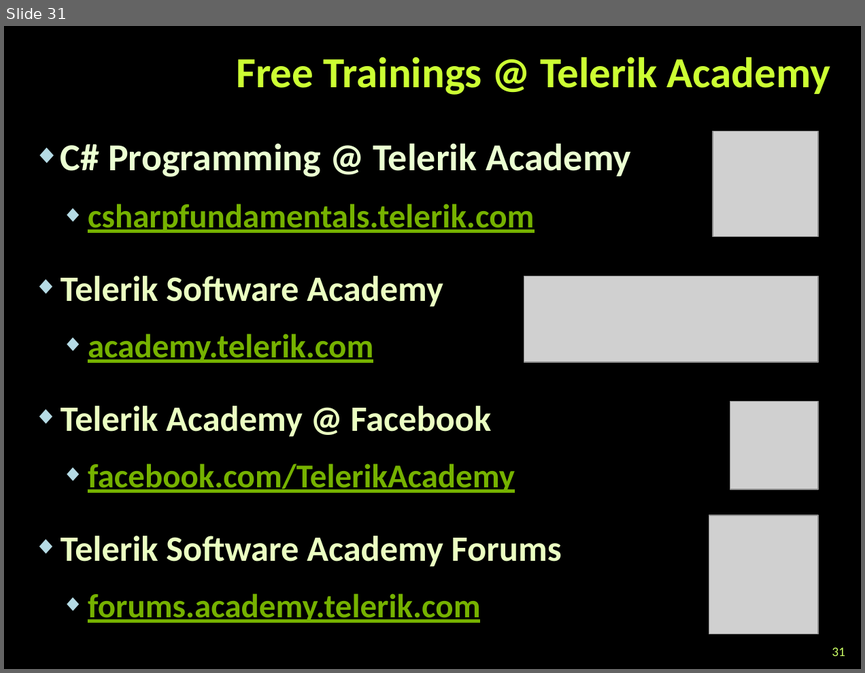
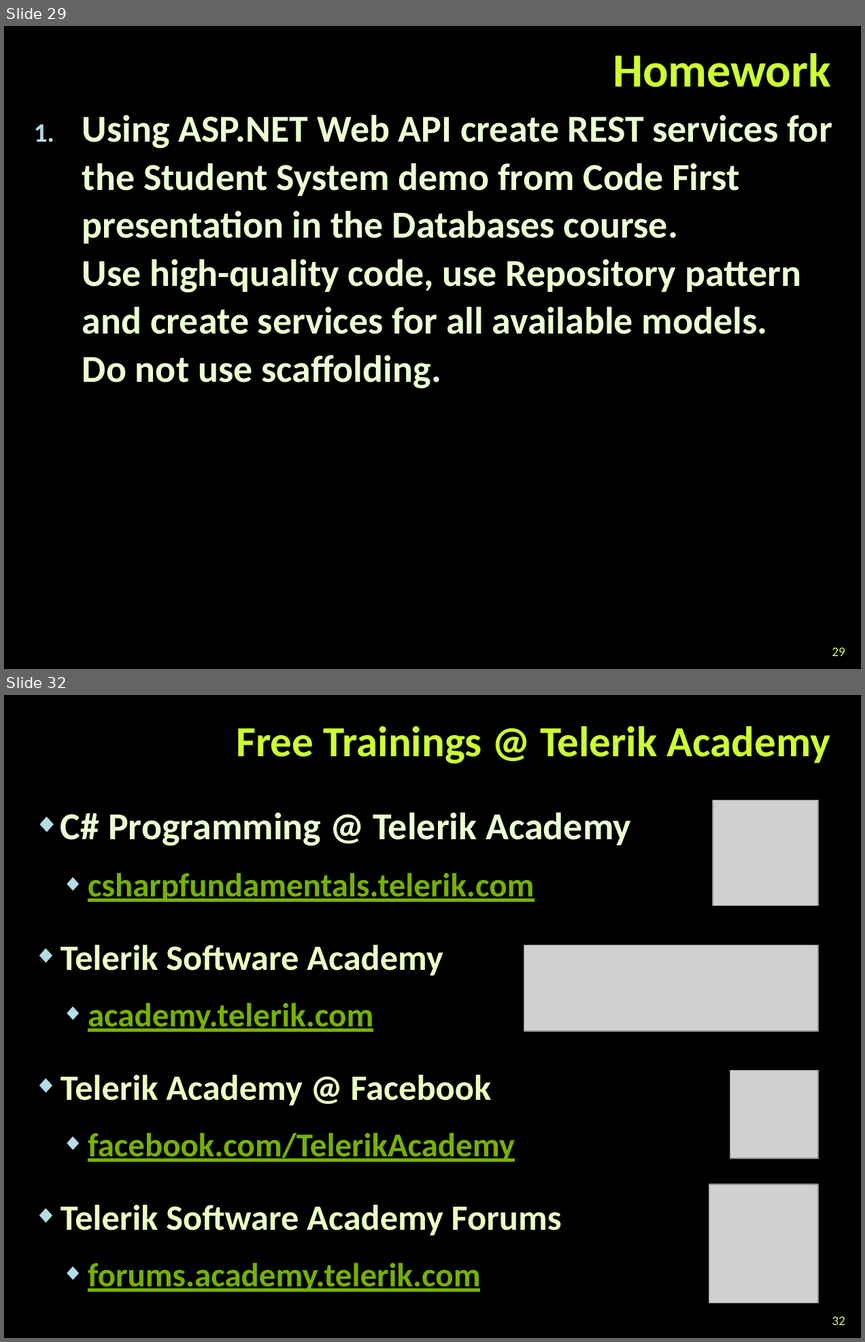
Before and after one commit to martin-nikolov/Telerik-Academy, a slide deck: Web Services and Cloud Technologies/02. ASP.NET Web API/ASP.NET-Web-API.pptx. Shown one above the other, each under a label of ours: slide 31 before the commit, slides 29 and 32 after it; the slides between them are not shown. The pictures are 865x673 and 865x1342 pixels, drawn with LibreOffice and Linux fonts; fonts in the diff are those of the drawing; grey boxes stand for pictures; background and template pictures are left out. Boxes give left, top, right and bottom in pixels: in the first picture for what was removed or moved away, otherwise in the second. Text is boxed around its words. In the diff, an @@ line names an element or a change of style, - is before the commit and + after.

```diff
--- a/Web Services and Cloud Technologies/02. ASP.NET Web API/ASP.NET-Web-API.pptx
+++ b/Web Services and Cloud Technologies/02. ASP.NET Web API/ASP.NET-Web-API.pptx
@@ slide 29 added at [4,26,861,669], background picture (left out) @@
@@ title added at [613,53,831,87], 40 pt, text #CCFF33, bold @@
+Homework
@@ text added at [82,114,832,388], 32 pt, text #EBFFD2, bold @@
+1. Using ASP.NET Web API create REST services for the Student System demo from Code First presentation in the Databases course.
+   Use high-quality code, use Repository pattern and create services for all available models.
+   Do not use scaffolding.
@@ page number added at [832,647,844,656], 11 pt, text #CCFF66 @@
+29
@@ what was slide 31 is now slide 32 @@
@@ page number at [832,1316,844,1325]: text changed @@
-31
+32
```
Also in this commit, not shown: 1 other file.
